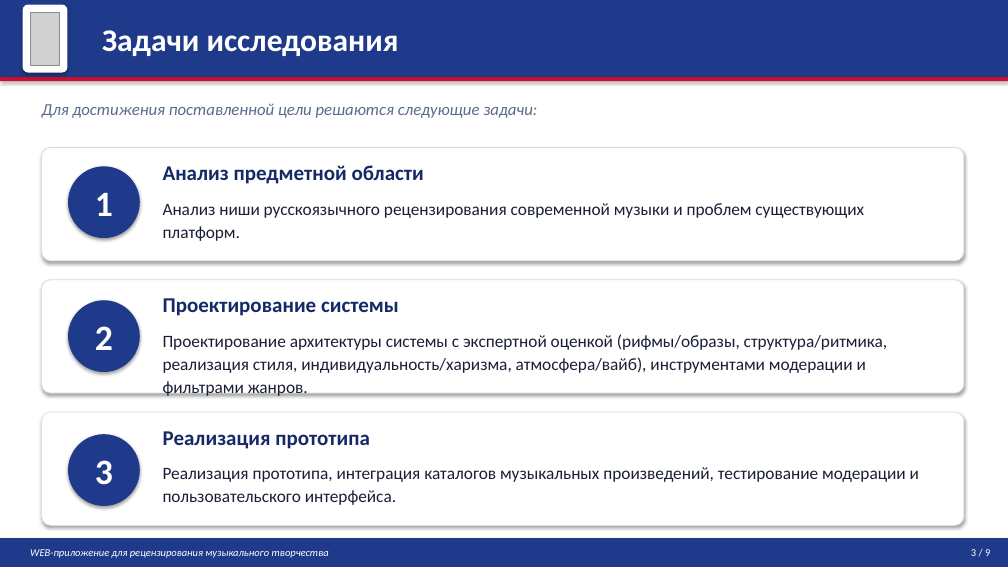
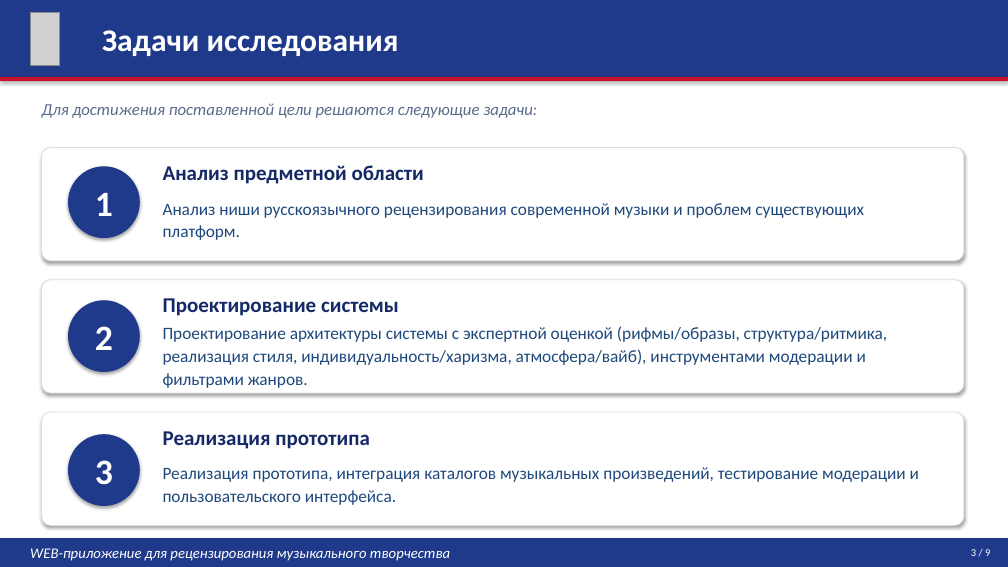
Before and after one commit to Afonk1n/vkr, a slide deck: slide 3 of Пояснительная записка/Презентация/presentation_v3.pptx. Drawn at 1008x567 pixels with LibreOffice and Linux fonts; fonts in the diff are those of the drawing; grey boxes stand for pictures. Boxes give left, top, right and bottom in pixels: in the first picture for what was removed or moved away, otherwise in the second. Text is boxed around its words. In the diff, an @@ line names an element or a change of style, - is before the commit and + after.

```diff
--- a/Пояснительная записка/Презентация/presentation_v3.pptx
+++ b/Пояснительная записка/Презентация/presentation_v3.pptx
@@ rounded rectangle removed at [23, 5, 67, 73] @@
@@ text "Проектирование архитектуры системы с экспертной ...": place and size @@
-text "Проектирование архитектуры системы с экспертной ..." at [163, 334, 888, 396]
+text "Проектирование архитектуры системы с экспертной ..." at [163, 326, 888, 388]
@@ text colour #1A1F36 to #1F497D in 3 elements at [163, 326, 888, 388], [163, 203, 864, 240], [163, 467, 919, 505] @@
@@ text "WEB-приложение для рецензирования музыкального творчества" at [30, 548, 450, 561]: size 10 to 14 pt @@
```
Also in this commit, not shown: 8 other slides changed, 4 other files.
